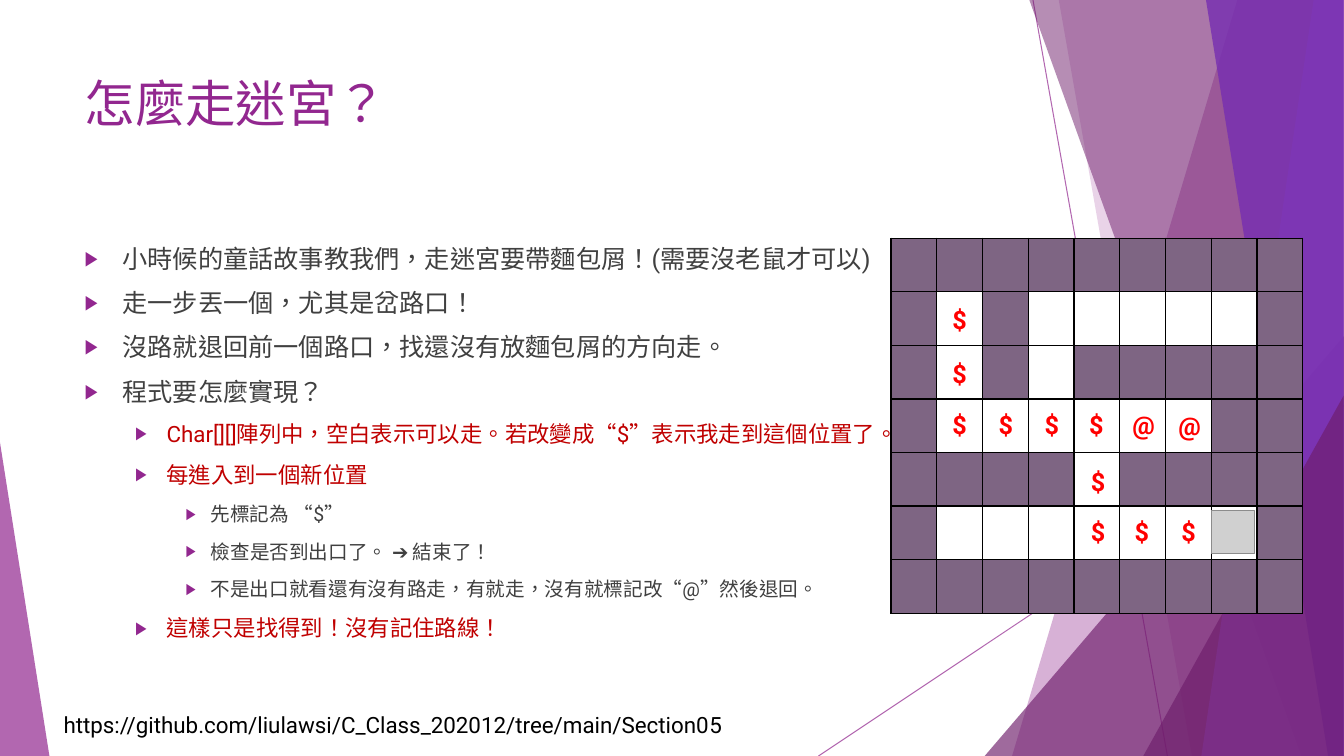
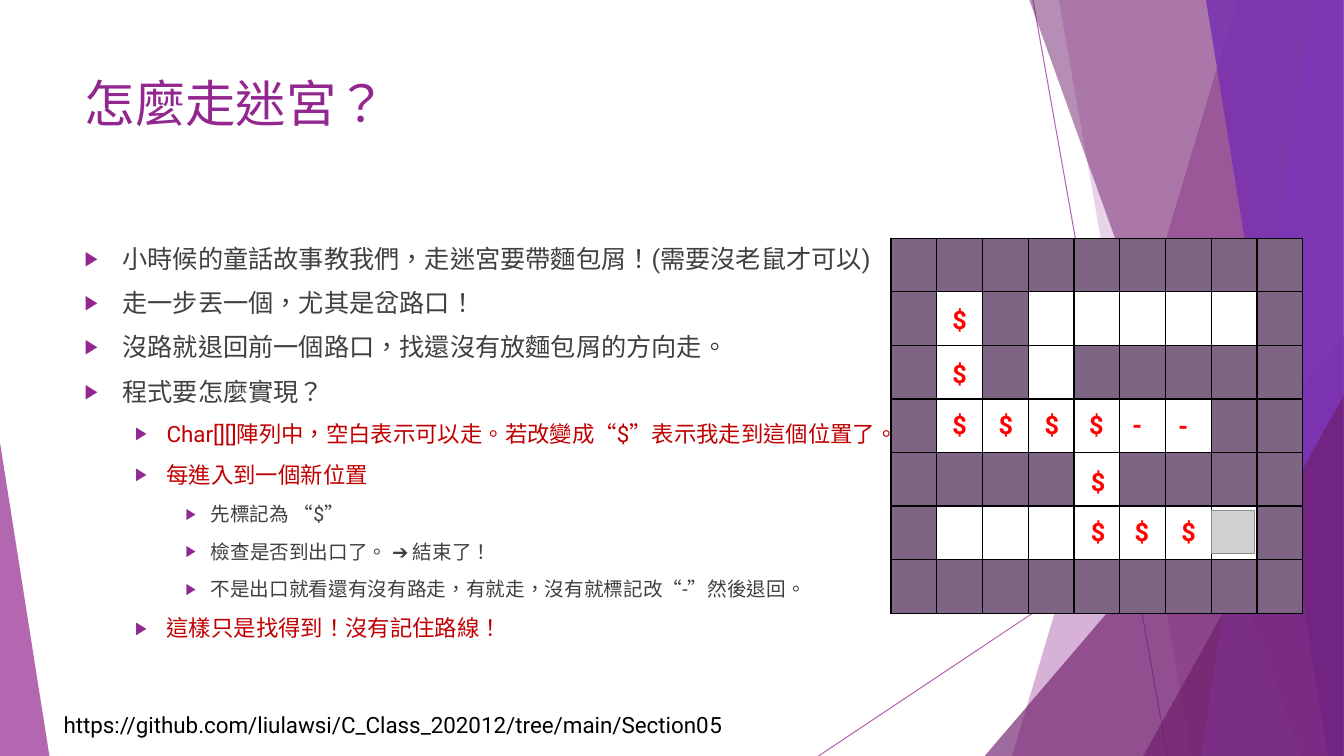
Before and after one commit to liulawsi/My_PPTs, a slide deck: slide 34 of CHING JIAN/C_Class/05函式一定要會的啦.pptx (slide 40 before the commit). Drawn at 1344x756 pixels with LibreOffice and Linux fonts; fonts in the diff are those of the drawing; grey boxes stand for pictures. Boxes give left, top, right and bottom in pixels: in the first picture for what was removed or moved away, otherwise in the second. Text is boxed around its words. In the diff, an @@ line names an element or a change of style, - is before the commit and + after.

```diff
--- a/CHING JIAN/C_Class/05函式一定要會的啦.pptx
+++ b/CHING JIAN/C_Class/05函式一定要會的啦.pptx
@@ text at (x1=1123, y1=405, x2=1152, y2=446): text changed @@
-@
+-
@@ text at (x1=1169, y1=405, x2=1198, y2=446): text changed @@
-@
+-
@@ text "-" moved from (x1=1169, y1=405, x2=1209, y2=446) to (x1=1169, y1=405, x2=1198, y2=446) @@
@@ text at (x1=211, y1=579, x2=806, y2=598): text changed @@
-    ▶ 不是出口就看還有沒有路走，有就走，沒有就標記改“@”然後退回。
+    ▶ 不是出口就看還有沒有路走，有就走，沒有就標記改“-”然後退回。
```
Also in this commit, not shown: 19 other slides changed, 11 slides removed.
